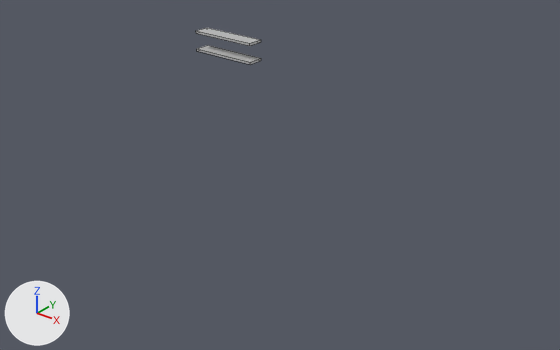
The FBX model Assets/FBX/Mesh_EtagereMuralKid.fbx, before and after one commit.
One viewpoint serves both versions: a camera (50 mm lens) standing at (0.0486, -0.0241, -0.0142) and looking at (0.022, 0.0091, -0.0348). Every picture has the same lights, and +X, +Y and +Z are marked at lower left. Mesh edges are drawn as thin lines. Where no turn or scale is listed for an object, it has been applied to the vertices.

Objects in the first picture: 'EtageresMuralesKid'.
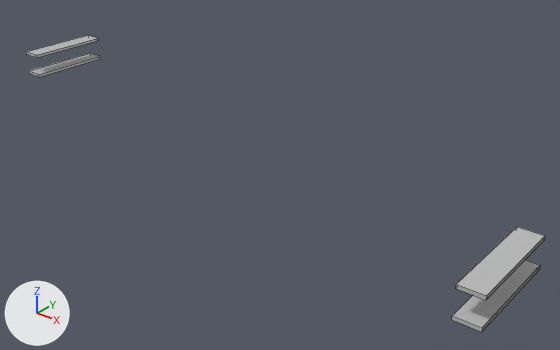
Boxes [x1, y1, x2, y2] around the edits, measured in the pictures (560 x 350 px; the box of a moved part takes in the faces that stretch with it):
```json
{"object": "EtageresMuralesKid", "change": "reshaped, moved", "before": [196, 28, 261, 64], "after": [26, 35, 545, 332], "on screen": "688% wider, 705% taller"}
{"part": 1, "of": "me_mesh", "change": "moved or reshaped", "before": [197, 45, 261, 64], "after": [452, 260, 540, 332]}
{"part": 2, "of": "me_mesh", "change": "moved or reshaped", "before": [196, 28, 261, 46], "after": [456, 227, 545, 300]}
{"part": 3, "of": "me_mesh", "change": "added", "after": [29, 54, 100, 77]}
{"part": 4, "of": "me_mesh", "change": "added", "after": [26, 35, 98, 58]}
```

The change, as JSON lines over the scene's bpy script:
```json
{"block": "me_mesh", "where": "me_mesh.from_pydata(...)  # 16 vertices, 10 faces; spans x -0.0028..0.0028, y -0.00062..0.00062, z -0.00082..0.00082"}
{"block": "me_mesh", "where": "# used by ob_etageresmuraleskid; location = (0.00874, 0.01927, -0.03152)"}
{"block": "me_mesh", "change": "me_mesh part 1: the loose piece of 8 vertices spanning x -0.0028..0.0028, y -0.00062..0.00062, z -0.00082..-0.00062 is turned -90 degrees about the z axis through its middle, then moved by (0.01905, -0.00384, 0.0)"}
{"block": "me_mesh", "change": "me_mesh part 2: the loose piece of 8 vertices spanning x -0.0028..0.0028, y -0.00062..0.00062, z 0.00062..0.00082 is turned -90 degrees about the z axis through its middle, then moved by (0.01905, -0.00384, 0.0)"}
{"block": "me_mesh", "change": "me_mesh part 3: the loose piece of 8 vertices spanning x -0.0028..0.0028, y -0.00062..0.00062, z -0.00082..-0.00062 is copied, and the copy is turned 90 degrees about the z axis through its middle, then moved by (-0.01905, 0.00384, 0.0); it spans x -0.01967..-0.01843, y 0.00104..0.00663, z -0.00082..-0.00062"}
{"block": "me_mesh", "change": "me_mesh part 4: the loose piece of 8 vertices spanning x -0.0028..0.0028, y -0.00062..0.00062, z 0.00062..0.00082 is copied, and the copy is turned 90 degrees about the z axis through its middle, then moved by (-0.01905, 0.00384, 0.0); it spans x -0.01967..-0.01843, y 0.00104..0.00663, z 0.00062..0.00082"}
{"op": "set", "path": "ob_etageresmuraleskid.location", "old": "(0.00874, 0.01927, -0.03152)", "new": "(0.02, 0.00587, -0.03152)"}
```
